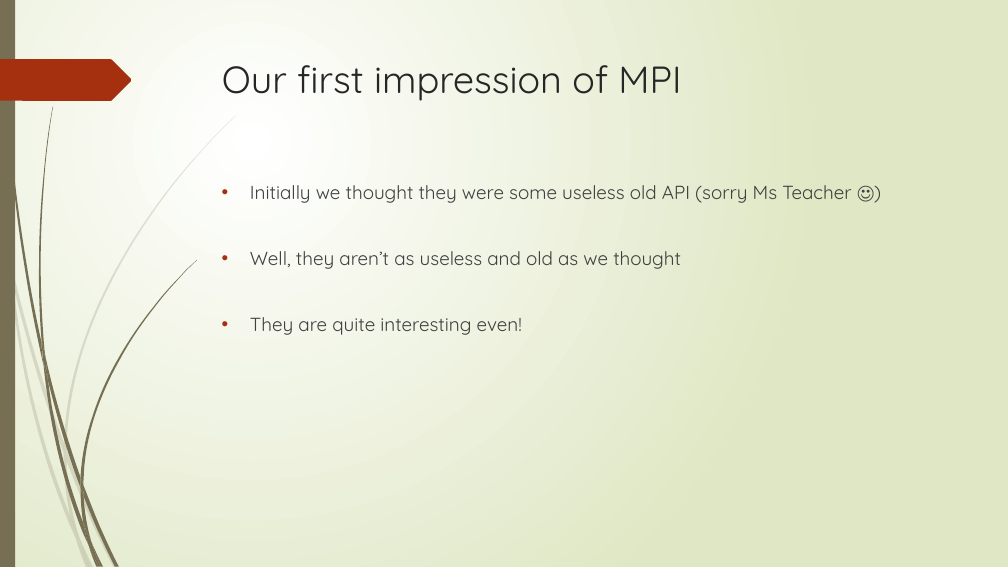
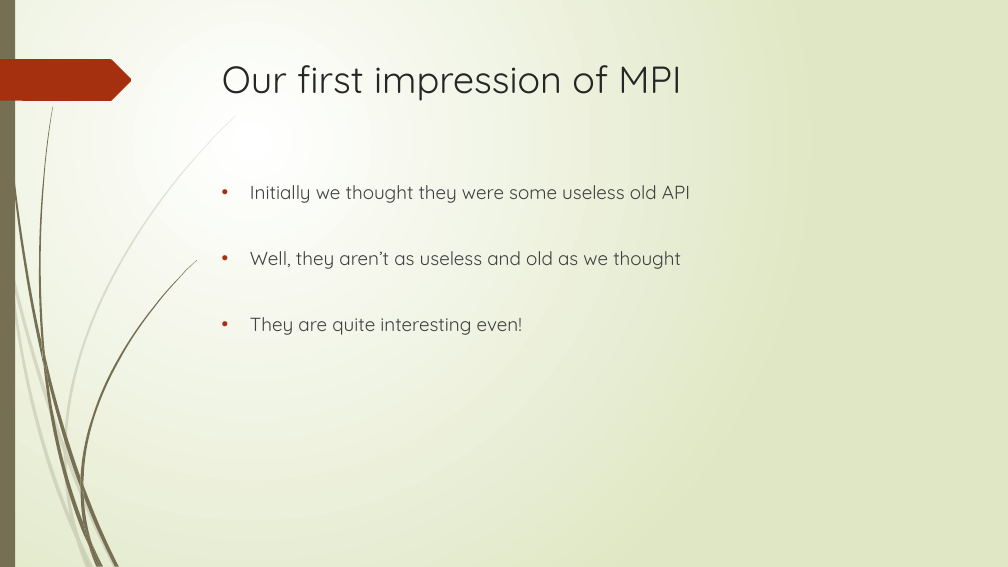
Before and after one commit to Alecu100/PD_Tema1, a slide deck: slide 4 of Microsoft MPI.pptx. Drawn at 1008x567 pixels with LibreOffice and Linux fonts; fonts in the diff are those of the drawing. Boxes give left, top, right and bottom in pixels: in the first picture for what was removed or moved away, otherwise in the second. Text is boxed around its words. In the diff, an @@ line names an element or a change of style, - is before the commit and + after.

```diff
--- a/Microsoft MPI.pptx
+++ b/Microsoft MPI.pptx
@@ text at [250, 185, 690, 203]: text changed @@
-• Initially we thought they were some useless old API (sorry Ms Teacher ☺)
+• Initially we thought they were some useless old API
```
Also in this commit, not shown: 1 other slide changed, 6 slides added, 1 slide removed, 28 other files.
